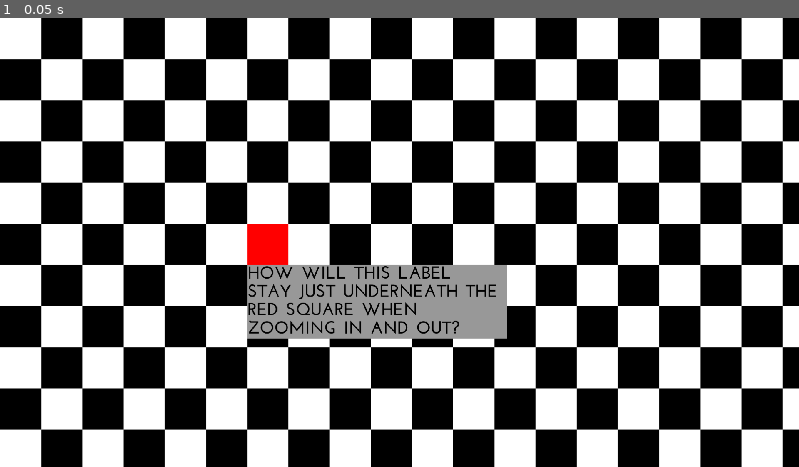
Above: before the commit, frame 1.
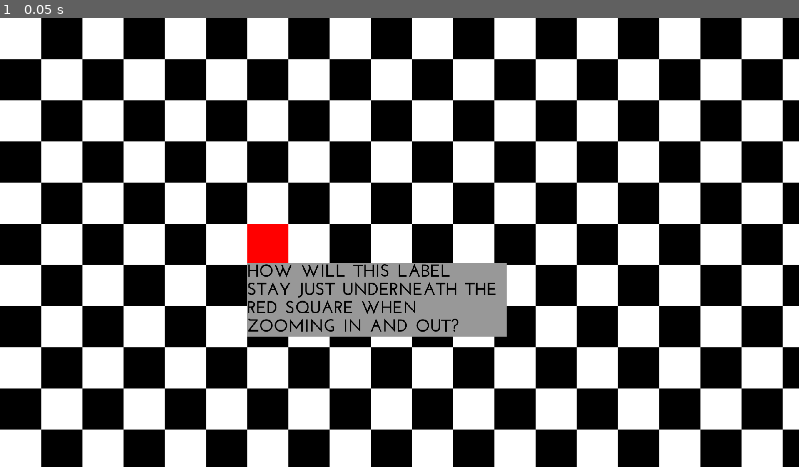
Above: after the commit, the same moment.

Repository: mjtorn/godot-zoom-label-test
Game: Godot game, scene res://scene.tscn
Two runs of this game, one before a commit and one after it. Both use one fixed random seed, a clock stepped at 60 frames per second and the inputs below.
Inputs:
- Up to frame 1 (0.05 s): no input

The runs differ from the first frame. In frame 1, 1.6% of the frame differs, in the area x 30-64%, y 54-72%.
Error before the commit: Invalid get index 'position' (on base: 'null instance'). (res://scene/scene.gd:53)

Commit message:
Add dialog_pos and set the anchor correct

Diff:
--- a/scene.tscn
+++ b/scene.tscn
@@ -43,7 +43,11 @@
 script = ExtResource( 2 )
 _sections_unfolded = [ "Offset" ]
 
-[node name="dialog_layer" type="CanvasLayer" parent="." index="1"]
+[node name="dialog_pos" type="Position2D" parent="." index="1"]
+
+position = Vector2( 594.335, 594.189 )
+
+[node name="dialog_layer" type="CanvasLayer" parent="." index="2"]
 
 layer = 1
 offset = Vector2( 0, 0 )
@@ -53,7 +57,7 @@
 
 [node name="anchor_for_moving" type="Node2D" parent="dialog_layer" index="0"]
 
-position = Vector2( 625.874, 625.825 )
+position = Vector2( 595.403, 598.58 )
 
 [node name="dialog" type="RichTextLabel" parent="dialog_layer/anchor_for_moving" index="0"]
 
@@ -61,10 +65,10 @@
 anchor_top = 0.0
 anchor_right = 0.0
 anchor_bottom = 0.0
-margin_left = -31.0
-margin_top = -31.0
-margin_right = 593.0
-margin_bottom = 146.0
+margin_left = -1.0
+margin_top = -4.0
+margin_right = 623.0
+margin_bottom = 173.0
 rect_pivot_offset = Vector2( 0, 0 )
 rect_clip_content = true
 mouse_filter = 0
@@ -87,7 +91,7 @@
 override_selected_font_color = false
 _sections_unfolded = [ "custom_colors", "custom_fonts", "custom_styles" ]
 
-[node name="camera" type="Camera2D" parent="." index="2"]
+[node name="camera" type="Camera2D" parent="." index="3"]
 
 position = Vector2( 960, 540 )
 anchor_mode = 1
